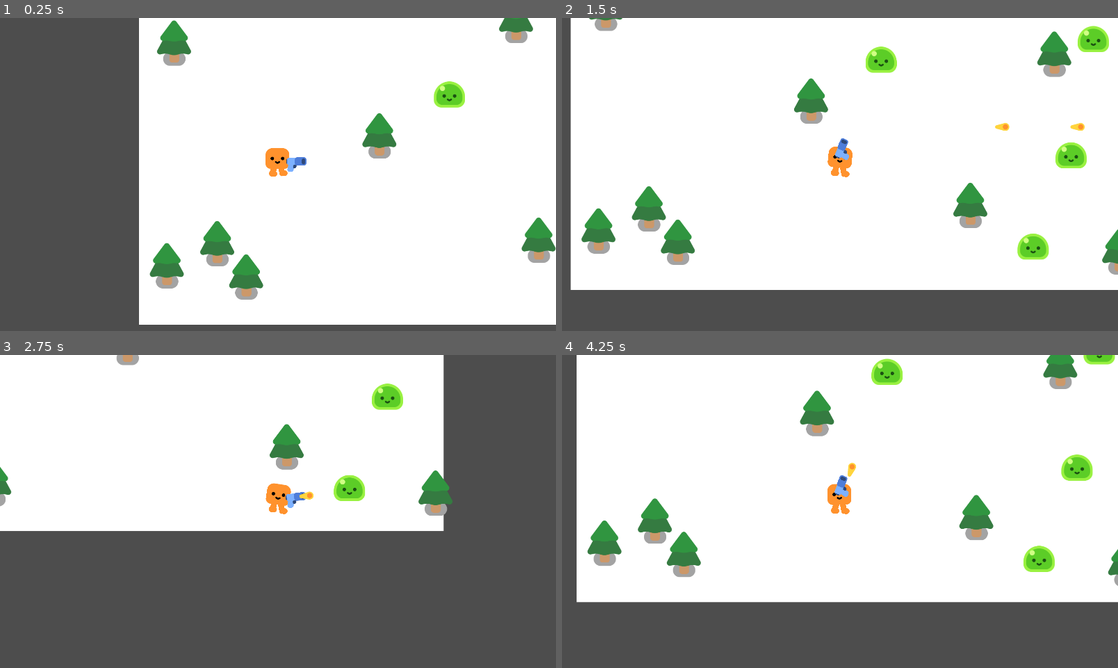
Above: before the commit, frames 1-4 (two rows, left to right).
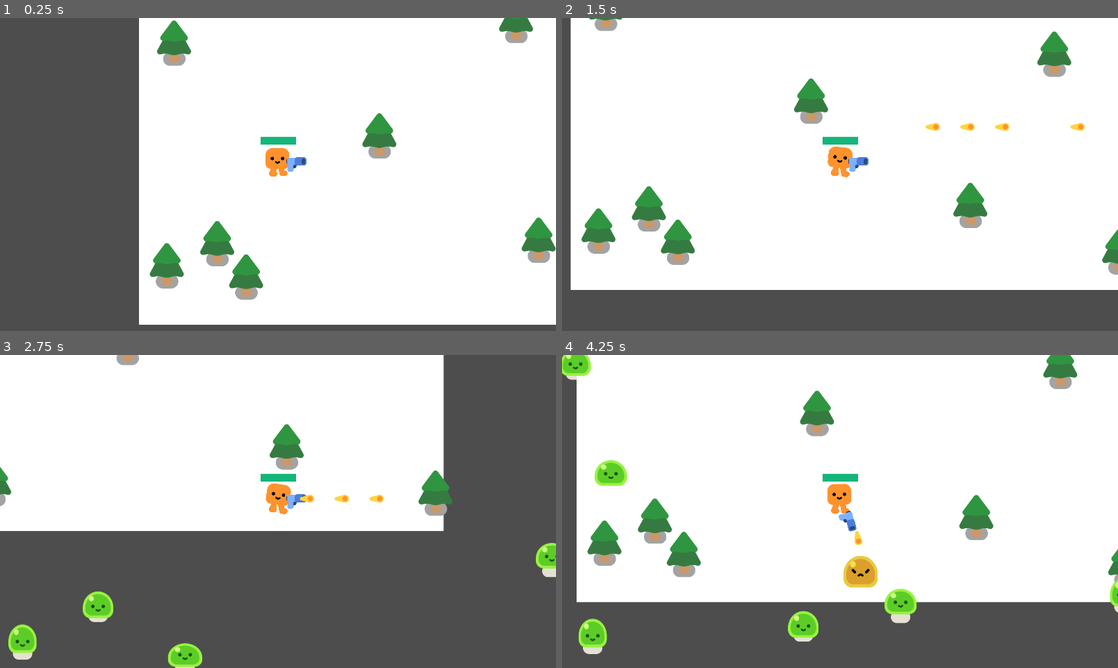
Above: after the commit, the same moments.

Repository: Austin17jm/godot-vampiresurvivor
Game: Godot game, scene res://survivors_game.tscn
The game is run twice, just before and just after one commit, with the same random seed, the same clock (stepped at 60 frames per second) and the same inputs.
Inputs:
- Up to frame 1 (0.25 s): no input
- Up to frame 2 (1.5 s): tap Enter at 0.5 s; hold D (move_right) 0.53-1.28 s; hold S (move_down) from 1.28 s (still down)
- Up to frame 3 (2.75 s): release S (move_down) at 2.03 s; hold D (move_right) from 2.03 s (still down)
- Up to frame 4 (4.25 s): release D (move_right) at 2.78 s; hold W (move_up) 2.78-3.53 s; hold A (move_left) from 3.53 s (still down)

The runs differ from the first frame. In frame 1, 0.6% of the frame differs, in the area x 46-84%, y 20-41%; in frame 2, 2.1%; in frame 3, 2.8%; in frame 4, 4.7%, in the area x 0-100%, y 0-96%.
Error before the commit: Parse Error: Expected indented block after function declaration. (res://mob.gd:7)

Commit message:
Added player health, Game Over screen, enemies spawn at random.

Diff:
--- a/mob.gd
+++ b/mob.gd
@@ -5,6 +5,7 @@
 @onready var player = get_node("/root/Game/Player")
 
 func _ready():
+	%Slime.play_walk()
 
 func _physics_process(delta: float) -> void:
 	var direction = global_position.direction_to(player.global_position)
@@ -13,5 +14,10 @@
 
 func take_damage():
 	health -= 1
+	%Slime.play_hurt()
 	if health == 0:
 		queue_free()
+		const SMOKE_SCENE = preload("res://smoke_explosion/smoke_explosion.tscn")
+		var smoke = SMOKE_SCENE.instantiate()
+		get_parent().add_child(smoke)
+		smoke.global_position = global_position
--- a/mob.tscn
+++ b/mob.tscn
@@ -12,6 +12,7 @@
 script = ExtResource("1_nokgg")
 
 [node name="Slime" parent="." instance=ExtResource("1_dy6sc")]
+unique_name_in_owner = true
 
 [node name="CollisionShape2D" type="CollisionShape2D" parent="."]
 position = Vector2(0, -28)
--- a/player.gd
+++ b/player.gd
@@ -1,4 +1,8 @@
 extends CharacterBody2D
+
+signal health_depleted
+
+var health = 100.0
 
 func _physics_process(delta: float) -> void:
 	var direction = Input.get_vector("move_left", "move_right", "move_up", "move_down")
@@ -9,3 +13,11 @@
 		$HappyBoo.play_walk_animation()
 	else:
 		$HappyBoo.play_idle_animation()
+
+	const DAMAGE_RATE = 500.0
+	var overlapping_mobs = %HurtBox.get_overlapping_bodies()
+	if overlapping_mobs.size() > 0:
+		health -= DAMAGE_RATE * overlapping_mobs.size() * delta
+		%ProgressBar.value = health
+		if health <= 0.0:
+			health_depleted.emit()
--- a/player.tscn
+++ b/player.tscn
@@ -7,6 +7,15 @@
 
 [sub_resource type="CircleShape2D" id="CircleShape2D_onrkg"]
 radius = 34.36568
+
+[sub_resource type="CircleShape2D" id="CircleShape2D_hqtel"]
+radius = 38.013157
+
+[sub_resource type="StyleBoxFlat" id="StyleBoxFlat_sweqy"]
+bg_color = Color(1, 0.34360743, 0.2738357, 1)
+
+[sub_resource type="StyleBoxFlat" id="StyleBoxFlat_2hs0m"]
+bg_color = Color(0.07749244, 0.7080949, 0.47883278, 1)
 
 [node name="Player" type="CharacterBody2D"]
 script = ExtResource("1_onrkg")
@@ -21,3 +30,23 @@
 [node name="Gun" parent="." instance=ExtResource("3_i3pqv")]
 position = Vector2(0, -23)
 script = ExtResource("4_hqtel")
+
+[node name="HurtBox" type="Area2D" parent="."]
+unique_name_in_owner = true
+collision_layer = 0
+collision_mask = 2
+
+[node name="CollisionShape2D" type="CollisionShape2D" parent="HurtBox"]
+shape = SubResource("CircleShape2D_hqtel")
+debug_color = Color(0.8013188, 0.24286675, 0.84573156, 0.41960785)
+
+[node name="ProgressBar" type="ProgressBar" parent="."]
+unique_name_in_owner = true
+offset_left = -61.0
+offset_top = -130.0
+offset_right = 62.0
+offset_bottom = -103.0
+theme_override_styles/background = SubResource("StyleBoxFlat_sweqy")
+theme_override_styles/fill = SubResource("StyleBoxFlat_2hs0m")
+value = 100.0
+show_percentage = false
--- /dev/null
+++ b/survivors_game.gd
@@ -0,0 +1,16 @@
+extends Node2D
+
+func spawn_mob():
+	var new_mob = preload("res://mob.tscn").instantiate()
+	%PathFollow2D.progress_ratio = randf()
+	new_mob.global_position = %PathFollow2D.global_position
+	add_child(new_mob)
+
+
+func _on_timer_timeout() -> void:
+	spawn_mob()
+
+
+func _on_player_health_depleted() -> void:
+	%GameOver.visible = true
+	get_tree().paused = true
--- a/survivors_game.tscn
+++ b/survivors_game.tscn
@@ -1,19 +1,36 @@
-[gd_scene load_steps=4 format=3 uid="uid://swcb8q32cvqi"]
+[gd_scene load_steps=5 format=3 uid="uid://swcb8q32cvqi"]
 
+[ext_resource type="Script" uid="uid://c1bfau31nfqio" path="res://survivors_game.gd" id="1_l26od"]
 [ext_resource type="PackedScene" uid="uid://c1sx7bic4uhdj" path="res://player.tscn" id="1_y3pti"]
 [ext_resource type="PackedScene" uid="uid://dq3r015sr1uql" path="res://pine_tree.tscn" id="2_l26od"]
-[ext_resource type="PackedScene" uid="uid://y38gte5o0xf8" path="res://mob.tscn" id="3_l26od"]
+
+[sub_resource type="Curve2D" id="Curve2D_qqaft"]
+_data = {
+"points": PackedVector2Array(0, 0, 0, 0, -1121, -794, 0, 0, 0, 0, 2666, -694, 0, 0, 0, 0, 2582, 2041, 0, 0, 0, 0, -1054, 1964, 0, 0, 0, 0, -1121, -794)
+}
+point_count = 5
 
 [node name="Game" type="Node2D"]
 y_sort_enabled = true
+script = ExtResource("1_l26od")
 
 [node name="ColorRect" type="ColorRect" parent="."]
 offset_left = -2.0
 offset_right = 1920.0
 offset_bottom = 1080.0
+metadata/_edit_use_anchors_ = true
 
 [node name="Player" parent="." instance=ExtResource("1_y3pti")]
 position = Vector2(478, 562)
+
+[node name="Path2D" type="Path2D" parent="Player"]
+position = Vector2(-478, -562)
+curve = SubResource("Curve2D_qqaft")
+
+[node name="PathFollow2D" type="PathFollow2D" parent="Player/Path2D"]
+unique_name_in_owner = true
+position = Vector2(-1121, -794)
+rotation = 0.02639999
 
 [node name="PineTree" parent="." instance=ExtResource("2_l26od")]
 position = Vector2(269, 854)
@@ -42,17 +59,37 @@
 [node name="PineTree9" parent="." instance=ExtResource("2_l26od")]
 position = Vector2(1301, 84)
 
-[node name="Mob" parent="." instance=ExtResource("3_l26od")]
-position = Vector2(1726, 652)
+[node name="Timer" type="Timer" parent="."]
+wait_time = 0.3
+autostart = true
 
-[node name="Mob4" parent="." instance=ExtResource("3_l26od")]
-position = Vector2(1560, 112)
+[node name="GameOver" type="CanvasLayer" parent="."]
+unique_name_in_owner = true
+visible = false
 
-[node name="Mob5" parent="." instance=ExtResource("3_l26od")]
-position = Vector2(1803, 251)
+[node name="ColorRect" type="ColorRect" parent="GameOver"]
+anchors_preset = 15
+anchor_right = 1.0
+anchor_bottom = 1.0
+grow_horizontal = 2
+grow_vertical = 2
+color = Color(0, 0, 0, 0.6784314)
 
-[node name="Mob2" parent="." instance=ExtResource("3_l26od")]
-position = Vector2(1070, 322)
+[node name="Label" type="Label" parent="GameOver/ColorRect"]
+layout_mode = 1
+anchors_preset = 8
+anchor_left = 0.5
+anchor_top = 0.5
+anchor_right = 0.5
+anchor_bottom = 0.5
+offset_left = -43.5
+offset_top = -11.5
+offset_right = 43.5
+offset_bottom = 11.5
+grow_horizontal = 2
+grow_vertical = 2
+theme_override_font_sizes/font_size = 150
+text = "Game Over"
 
-[node name="Mob3" parent="." instance=ExtResource("3_l26od")]
-position = Vector2(1595, 967)
+[connection signal="health_depleted" from="Player" to="." method="_on_player_health_depleted"]
+[connection signal="timeout" from="Timer" to="." method="_on_timer_timeout"]
Not shown: 1 places in player.tscn that only renumber resources
Not shown, added: survivors_game.gd.uid
